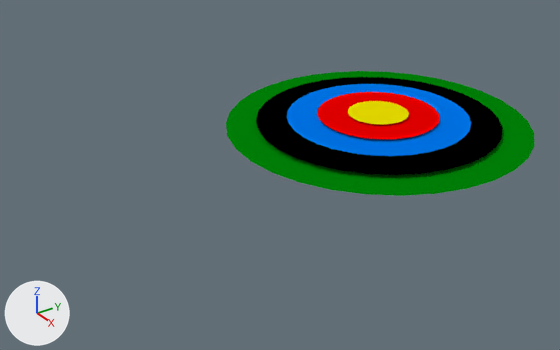
One commit to the Blender file Assets/Objetos/alvo.blend: the scene before it, then after it.
One viewpoint serves both versions: a 50 mm camera at (8.76, -8.07, 5.12) aimed at (0.08, -2.02, -0.35). Lighting does not change. The marker at lower left points along +X, +Y and +Z.

Before the edit, the objects in view are built like this:
```python
mat_amarelo = diffuse_material('Amarelo')
mat_amarelo.base_color = (0.8, 0.0, 0.0)  # red #e70000
me_circle = bpy.data.meshes.new('Circle')
me_circle.from_pydata(...)  # 33 vertices, 32 faces; spans x -1.0..1.0, y -1.0..1.0, z 0.0
me_circle.materials.append(mat_material_002)  # yellow #e7dc00
me_circle_001 = bpy.data.meshes.new('Circle.001')
me_circle_001.from_pydata(...)  # 33 vertices, 32 faces; spans x -1.0..1.0, y -1.0..1.0, z 0.0
me_circle_001.materials.append(mat_amarelo)  # red #e70000
me_circle_002 = bpy.data.meshes.new('Circle.002')
me_circle_002.from_pydata(...)  # 33 vertices, 32 faces; spans x -1.0..1.0, y -1.0..1.0, z 0.0
me_circle_002.materials.append(mat_material_003)  # blue #0073e7
me_circle_004 = bpy.data.meshes.new('Circle.004')
me_circle_004.from_pydata(...)  # 33 vertices, 32 faces; spans x -1.0..1.0, y -1.0..1.0, z 0.0
me_circle_004.materials.append(mat_material_004)  # black #000000
me_circle_005 = bpy.data.meshes.new('Circle.005')
me_circle_005.from_pydata(...)  # 33 vertices, 32 faces; spans x -1.0..1.0, y -1.0..1.0, z 0.0
me_circle_005.materials.append(mat_material_005)  # green #008107
ob_circulo1 = bpy.data.objects.new('Circulo1', me_circle)
ob_circulo1.location = (0.0, 0.0, 0.17)
ob_circulo1.scale = (0.5, 0.5, 1.0)
ob_circulo2 = bpy.data.objects.new('Circulo2', me_circle_001)
ob_circulo2.location = (0.0, 0.0, 0.14)
ob_circulo3 = bpy.data.objects.new('Circulo3', me_circle_002)
ob_circulo3.location = (0.0, 0.0, 0.11)
ob_circulo3.scale = (1.5, 1.5, 1.0)
ob_circulo4 = bpy.data.objects.new('Circulo4', me_circle_004)
ob_circulo4.location = (0.0, 0.0, 0.05)
ob_circulo4.scale = (2.0, 2.0, 1.0)
ob_circulo5 = bpy.data.objects.new('Circulo5', me_circle_005)
ob_circulo5.location = (0.0, 0.0, -0.01)
ob_circulo5.scale = (2.5, 2.5, 1.0)
```
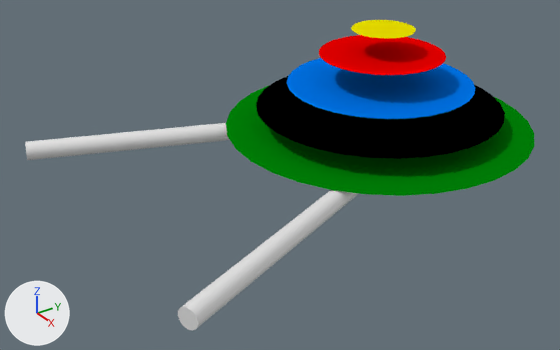
Changed parts and their boxes (x1, y1, x2, y2) in the pictures (560 x 350 px):
'Circulo4', moved
    before: (256, 77, 503, 175)
    after: (256, 76, 505, 159)
'Circulo3', moved
    before: (287, 84, 471, 156)
    after: (287, 58, 475, 119)
'Circulo2', recoloured, moved
    before: (317, 92, 440, 139)
    after: (319, 35, 446, 75)
'Cylinder.001', added
    after: (178, 190, 359, 330)
'Cylinder', added
    after: (25, 123, 230, 160)
'Circulo1', recoloured, moved
    before: (348, 101, 409, 125)
    after: (351, 20, 416, 39)

The change, as a diff of the scene's bpy script:
```diff
--- a/Assets/Objetos/alvo.blend.py
+++ b/Assets/Objetos/alvo.blend.py
@@ mat_amarelo @@
 mat_amarelo = diffuse_material('Amarelo')
-mat_amarelo.base_color = (0.8, 0.0, 0.0)  # red #e70000
+mat_amarelo.base_color = (0.8, 0.718, 0.0)  # yellow #e7dc00
@@ mat_vermelho @@
+mat_vermelho = diffuse_material('Vermelho')
+mat_vermelho.base_color = (0.8, 0.0, 0.0)  # red #e70000
@@ me_circle_001 @@
 me_circle_001.from_pydata(...)  # 33 vertices, 32 faces; spans x -1.0..1.0, y -1.0..1.0, z 0.0
-me_circle_001.materials.append(mat_amarelo)  # red #e70000
+me_circle_001.materials.append(mat_vermelho)  # red #e70000
@@ me_circle @@
 me_circle.from_pydata(...)  # 33 vertices, 32 faces; spans x -1.0..1.0, y -1.0..1.0, z 0.0
-me_circle.materials.append(mat_material_002)  # yellow #e7dc00
+me_circle.materials.append(mat_amarelo)  # yellow #e7dc00
@@ me_cylinder @@
+me_cylinder.from_pydata(...)  # a 32-sided cylinder along z spanning x -1.0..1.0, y -1.0..1.0, z -1.0..1.0
@@ ob_circulo4 @@
 ob_circulo4 = bpy.data.objects.new('Circulo4', me_circle_004)
-ob_circulo4.location = (0.0, 0.0, 0.05)
+ob_circulo4.location = (0.0, 0.0, 0.31)
 ob_circulo4.scale = (2.0, 2.0, 1.0)
@@ ob_circulo3 @@
 ob_circulo3 = bpy.data.objects.new('Circulo3', me_circle_002)
-ob_circulo3.location = (0.0, 0.0, 0.11)
+ob_circulo3.location = (0.0, 0.0, 0.7)
 ob_circulo3.scale = (1.5, 1.5, 1.0)
@@ ob_circulo2 @@
 ob_circulo2 = bpy.data.objects.new('Circulo2', me_circle_001)
-ob_circulo2.location = (0.0, 0.0, 0.14)
+ob_circulo2.location = (0.0, 0.0, 1.18)
@@ ob_circulo1 @@
 ob_circulo1 = bpy.data.objects.new('Circulo1', me_circle)
-ob_circulo1.location = (0.0, 0.0, 0.17)
+ob_circulo1.location = (0.0, 0.0, 1.58)
 ob_circulo1.scale = (0.5, 0.5, 1.0)
@@ ob_cylinder @@
+ob_cylinder = bpy.data.objects.new('Cylinder', me_cylinder)
+ob_cylinder.location = (-1.59, -2.32, -0.19)
+ob_cylinder.rotation_euler = (-1.199, 1.571, 0.0)  # degrees (-69, 90, 0)
+ob_cylinder.scale = (0.148, 0.143, 2.88)
@@ ob_cylinder_001 @@
+ob_cylinder_001 = bpy.data.objects.new('Cylinder.001', me_cylinder.copy())
+ob_cylinder_001.location = (1.55, -2.32, -0.16)
+ob_cylinder_001.rotation_euler = (-1.944, 1.571, 0.0)  # degrees (-111, 90, 0)
+ob_cylinder_001.scale = (0.148, 0.143, 2.88)
```
